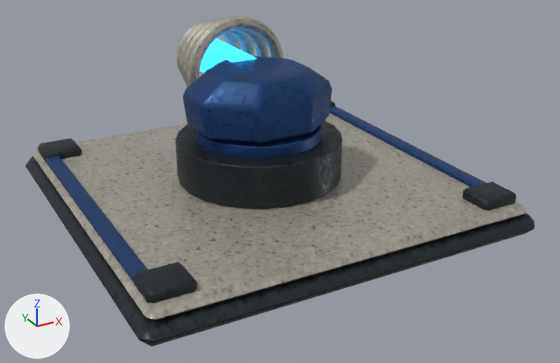
The glTF model assets/solis/models/solis_tour_sonique.gltf: old version first, new version second.
The view is the same before and after, from a camera (50 mm lens) standing at (-3.33, -6.49, 3.41) and looking at (0.06, -0.32, 0.33). The lights are fixed; the arrows at lower left show +X, +Y and +Z. The picture after the commit comes second. Where no turn or scale is listed for an object, it has been applied to the vertices. Vertices at exactly the same position are counted once.

Names of what the first picture shows: 'Building.014_Geometry', 'GunPitch.003_Geometry', 'TurretYaw.003_Geometry'.
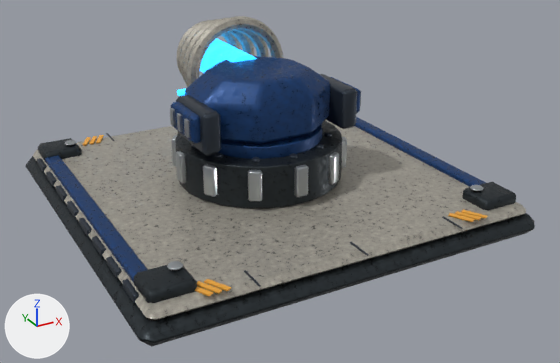
What changed in the scene script:
```text
Change me_bearing_002:
    remove me_bearing_002.from_pydata(...)  # 376 vertices, 712 faces; spans x -1.96..1.96, y -1.96..1.96, z -0.76..0.08
    add me_bearing_002.from_pydata(...)  # 1960 vertices, 3632 faces; spans x -2.65..1.27, y -1.96..1.96, z -0.73..0.1
    me_bearing_002 part 1: the loose piece of 24 vertices spanning x -1.83..-1.67, y -1.73..1.73, z -0.5..-0.42 is scaled about its middle by (0.34, 0.0765, 1.15), then moved by (-0.8, -1.44, -0.03), in mat_solis_anodized (greyish blue #3c444f)
    me_bearing_002 part 2: the loose piece of 24 vertices spanning x 1.67..1.83, y -1.73..1.73, z -0.5..-0.42 is scaled about its middle by (0.34, 0.0765, 1.15), then moved by (-4.3, -1.03, -0.03), in mat_solis_anodized (greyish blue #3c444f)
    me_bearing_002 part 3: the loose piece of 24 vertices spanning x -1.83..-1.67, y -1.73..1.73, z -0.5..-0.42 is copied, and the copy is scaled about its middle by (0.34, 0.0765, 1.15), then moved by (-0.8, -0.62, -0.03), in mat_solis_anodized (greyish blue #3c444f); it spans x -2.58..-2.52, y -0.75..-0.48, z -0.53..-0.46
    me_bearing_002 part 4: the loose piece of 24 vertices spanning x -1.83..-1.67, y -1.73..1.73, z -0.5..-0.42 is copied, and the copy is scaled about its middle by (0.34, 0.0765, 1.15), then moved by (-0.8, -0.21, -0.03), in mat_solis_anodized (greyish blue #3c444f); it spans x -2.58..-2.52, y -0.34..-0.07, z -0.53..-0.46
    me_bearing_002 part 5: the loose piece of 24 vertices spanning x -1.83..-1.67, y -1.73..1.73, z -0.5..-0.42 is copied, and the copy is scaled about its middle by (0.34, 0.0765, 1.15), then moved by (-0.8, 0.21, -0.03), in mat_solis_anodized (greyish blue #3c444f); it spans x -2.58..-2.52, y 0.07..0.34, z -0.53..-0.46
    me_bearing_002 part 6: the loose piece of 24 vertices spanning x -1.83..-1.67, y -1.73..1.73, z -0.5..-0.42 is copied, and the copy is scaled about its middle by (0.34, 0.0765, 1.15), then moved by (-0.8, 0.62, -0.03), in mat_solis_anodized (greyish blue #3c444f); it spans x -2.58..-2.52, y 0.48..0.75, z -0.53..-0.46
    me_bearing_002 part 7: the loose piece of 24 vertices spanning x -1.83..-1.67, y -1.73..1.73, z -0.5..-0.42 is copied, and the copy is scaled about its middle by (0.34, 0.0765, 1.15), then moved by (-0.8, 1.03, -0.03), in mat_solis_anodized (greyish blue #3c444f); it spans x -2.58..-2.52, y 0.89..1.16, z -0.53..-0.46
    me_bearing_002 part 8: the loose piece of 24 vertices spanning x -1.83..-1.67, y -1.73..1.73, z -0.5..-0.42 is copied, and the copy is scaled about its middle by (0.34, 0.0765, 1.15), then moved by (-0.8, 1.44, -0.03), in mat_solis_anodized (greyish blue #3c444f); it spans x -2.58..-2.52, y 1.31..1.58, z -0.53..-0.46
    me_bearing_002 part 9: a new loose piece, a box spanning x -1.697..-1.683, y -1.93..-1.67, z -0.4405..-0.4315, in mat_solis_anodized (greyish blue #3c444f)
    me_bearing_002 part 10: a new loose piece, a box spanning x -0.697..-0.683, y -1.93..-1.67, z -0.4405..-0.4315, in mat_solis_anodized (greyish blue #3c444f)
    me_bearing_002 part 11: a new loose piece, a box spanning x 0.303..0.317, y -1.93..-1.67, z -0.4405..-0.4315, in mat_solis_anodized (greyish blue #3c444f)
    me_bearing_002 part 12: the loose piece of 24 vertices spanning x -1.96..1.96, y -1.96..1.96, z -0.76..-0.56 is moved by (-0.69, 0.0, 0.03)
    me_bearing_002 part 13: the loose piece of 24 vertices spanning x -1.83..-1.43, y -1.76..-1.4, z -0.5..-0.38 is moved by (-0.69, 0.0, 0.03)
    me_bearing_002 part 14: the loose piece of 96 vertices spanning x -0.82..0.82, y -0.82..0.82, z -0.46..-0.04 is moved by (-0.69, 0.0, 0.03)
    me_bearing_002 part 15: the loose piece of 16 vertices spanning x -1.88..1.88, y -1.88..1.88, z -0.59..-0.47 is moved by (-0.69, 0.0, 0.03)
    me_bearing_002 part 16: 96 vertices removed from x -0.62..0.62, y -0.62..0.62, z -0.08..0.08; 960 vertices added at x -1.57..0.18, y -0.88..0.88, z -0.34..0.1
    me_bearing_002 part 17: 168 vertices added at x 0.37..1.13, y -1.88..1.88, z -0.47..-0.31
    me_bearing_002 part 18: 72 vertices added at x -2.27..-1.9, y -1.88..-1.46, z -0.44..-0.31
    me_bearing_002 part 19: 72 vertices added at x -2.27..-1.75, y 1.46..1.88, z -0.44..-0.31
    other edits to the shape of me_bearing_002 do not show in these pictures
    add me_bearing_002.materials.append(mat_solis_anodized)  # greyish blue #3c444f
    add me_bearing_002.materials.append(mat_solis_machined)  # grey #b3b8bc
    add me_bearing_002.materials.append(mat_solis_amber_safety)  # orange #f6af42
Change me_sonic_turret:
    remove me_sonic_turret.from_pydata(...)  # 76 vertices, 148 faces; spans x -0.715..0.715, y -0.587..0.587, z 0.0..0.55
    add me_sonic_turret.from_pydata(...)  # 364 vertices, 676 faces; spans x -0.258..1.598, y -0.807..0.367, z -0.38..0.21
    me_sonic_turret part 20: 76 vertices removed from x -0.715..0.715, y -0.587..0.587, z 0.0..0.55; 364 vertices added at x -0.258..1.598, y -0.807..0.367, z -0.38..0.21
    add me_sonic_turret.materials.append(mat_solis_energy)  # blue #2ca2f3, glowing blue #2eaaff
    add me_sonic_turret.materials.append(mat_solis_anodized)  # greyish blue #3c444f
    add me_sonic_turret.materials.append(mat_solis_machined)  # grey #b3b8bc
Change ob_building_014_geometry:
    ob_building_014_geometry.location: (0.0, 0.0, 0.76) -> (0.69, 0.0, 0.73)
Change ob_turretyaw_003_geometry:
    ob_turretyaw_003_geometry.location: (0.0, 0.0, 0.86) -> (-0.67, 0.22, 1.2)
```

Where the change shows, as pixel boxes [x1, y1, x2, y2] in the pictures (560 x 363 px; the box of a moved part takes in the faces that stretch with it):
'Building.014_Geometry', reshaped, moved (6% shorter)
    before: [26, 101, 535, 347]
    after: [26, 117, 535, 347]
'TurretYaw.003_Geometry', reshaped, moved (28% wider, 13% taller)
    before: [183, 56, 332, 144]
    after: [170, 56, 361, 156]
part 1 of me_bearing_002, moved or reshaped
    before: [45, 156, 148, 283]
    after: [122, 279, 139, 304]
part 2 of me_bearing_002, moved or reshaped
    before: [330, 106, 486, 187]
    after: [106, 256, 122, 279]
part 3 of me_bearing_002, added
    after: [92, 236, 106, 257]
part 4 of me_bearing_002, added
    after: [79, 218, 92, 237]
part 5 of me_bearing_002, added
    after: [67, 201, 79, 219]
part 6 of me_bearing_002, added
    after: [56, 185, 67, 202]
part 7 of me_bearing_002, added
    after: [46, 171, 57, 187]
part 8 of me_bearing_002, added
    after: [37, 158, 47, 173]
part 9 of me_bearing_002, added
    after: [244, 270, 261, 287]
part 10 of me_bearing_002, added
    after: [350, 242, 369, 256]
part 11 of me_bearing_002, added
    after: [442, 216, 463, 229]
part 12 of me_bearing_002, moved or reshaped
    both: [26, 156, 535, 347]
part 13 of me_bearing_002, moved or reshaped
    before: [134, 262, 197, 303]
    after: [134, 265, 197, 303]
part 14 of me_bearing_002, moved or reshaped
    both: [175, 120, 342, 208]
part 15 of me_bearing_002, moved or reshaped
    before: [33, 113, 526, 320]
    after: [33, 120, 526, 320]
part 16 of me_bearing_002, built on
    before: [195, 123, 322, 159]
    after: [171, 123, 347, 202]
part 17 of me_bearing_002, added
    after: [354, 117, 487, 222]
part 18 of me_bearing_002, added
    after: [167, 261, 231, 296]
part 19 of me_bearing_002, added
    after: [65, 135, 104, 146]
